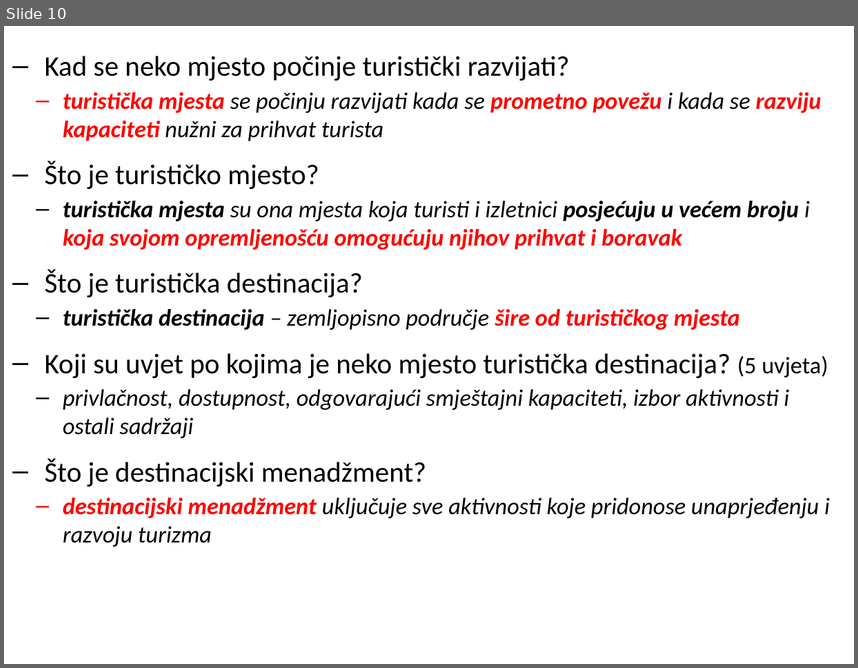
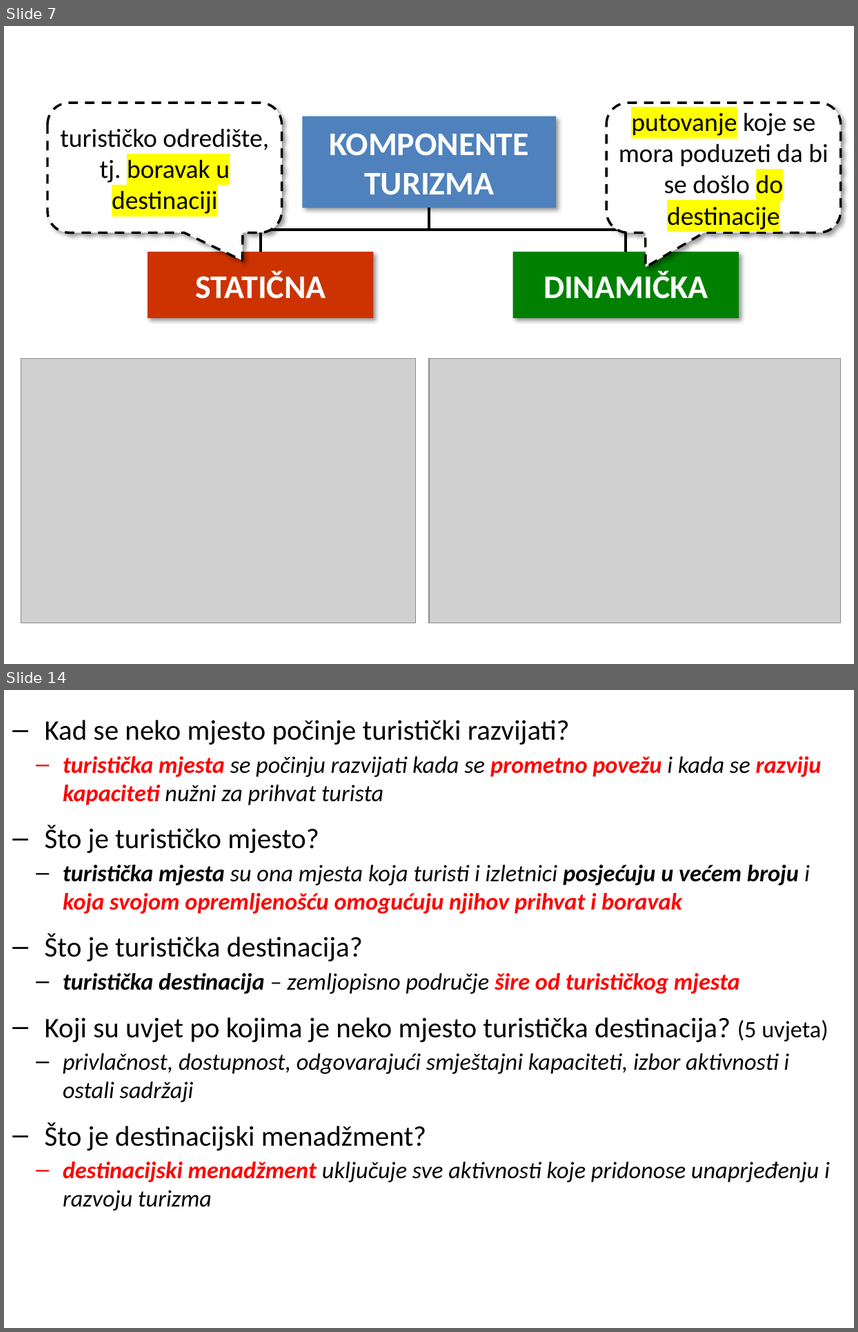
Before and after one commit to cornx/print, a slide deck: data/prezentacije/osnove_turizma/001_1_Turizam_uvod-ponavljanje.pptx. Shown one above the other, each under a label of ours: slide 10 before the commit, slides 7 and 14 after it; the slides between them are not shown. The pictures are 858x668 and 858x1332 pixels, drawn with LibreOffice and Linux fonts; fonts in the diff are those of the drawing; grey boxes stand for pictures. Boxes give left, top, right and bottom in pixels: in the first picture for what was removed or moved away, otherwise in the second. Text is boxed around its words. In the diff, an @@ line names an element or a change of style, - is before the commit and + after.

```diff
--- a/data/prezentacije/osnove_turizma/001_1_Turizam_uvod-ponavljanje.pptx
+++ b/data/prezentacije/osnove_turizma/001_1_Turizam_uvod-ponavljanje.pptx
@@ slide 7 added at (x1=4, y1=26, x2=854, y2=664), background #FFFFFF @@
@@ rounded speech box added at (x1=47, y1=103, x2=282, y2=232), fill #FFFFFF, outline #000000 2 pt dashed, 22 pt, text #000000 @@
+turističko odredište, tj. boravak u destinaciji
@@ rounded speech box added at (x1=606, y1=103, x2=842, y2=232), fill #FFFFFF, outline #000000 2 pt dashed, 22 pt, text #000000 @@
+putovanje koje se mora poduzeti da bi se došlo do destinacije
@@ rectangle added at (x1=302, y1=116, x2=557, y2=208), fill #4F81BD, 28 pt, text #FFFFFF, bold @@
+KOMPONENTE TURIZMA
@@ elbow line added from (429, 208) to (261, 251), #000000 2.25 pt @@
@@ elbow line added from (429, 208) to (626, 251), #000000 2.25 pt @@
@@ rectangle added at (x1=148, y1=251, x2=374, y2=318), fill #CC3300, 28 pt, text #FFFFFF, bold @@
+STATIČNA
@@ rectangle added at (x1=513, y1=251, x2=740, y2=318), fill #008000, 28 pt, text #FFFFFF, bold @@
+DINAMIČKA
@@ picture added at (x1=21, y1=359, x2=417, y2=623) @@
@@ picture added at (x1=429, y1=359, x2=840, y2=623) @@
@@ what was slide 10 is now slide 14 @@
```
Also in this commit, not shown: 9 slides changed, 3 other slides added.
